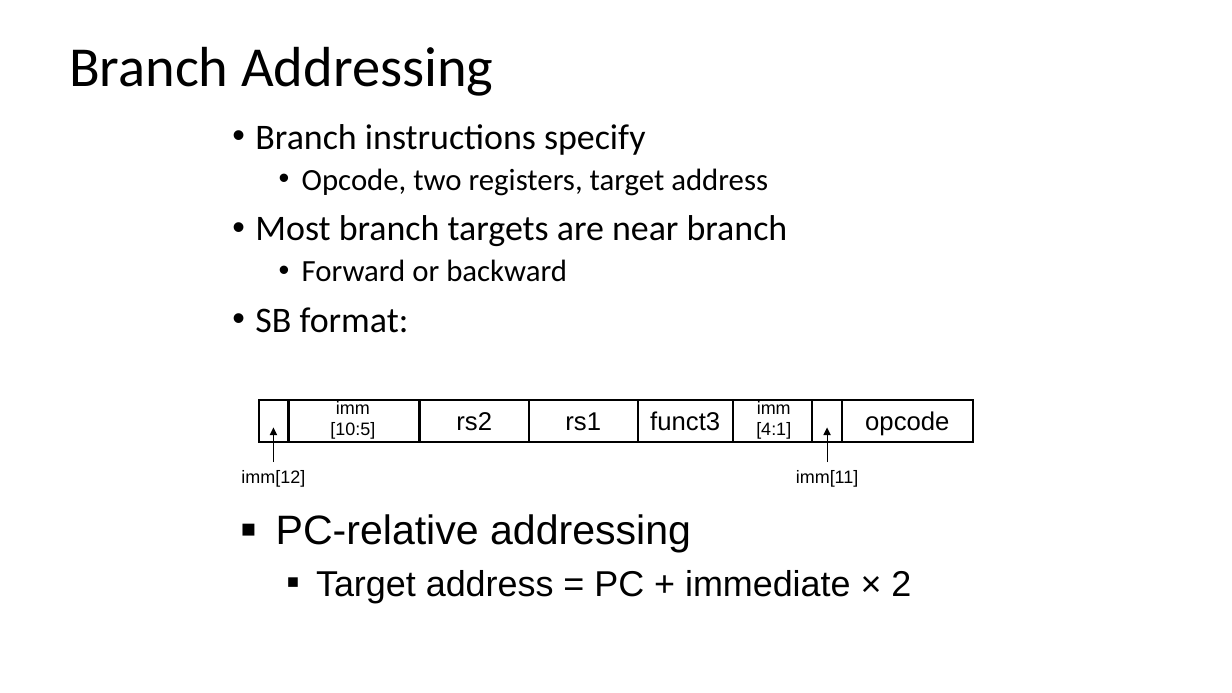
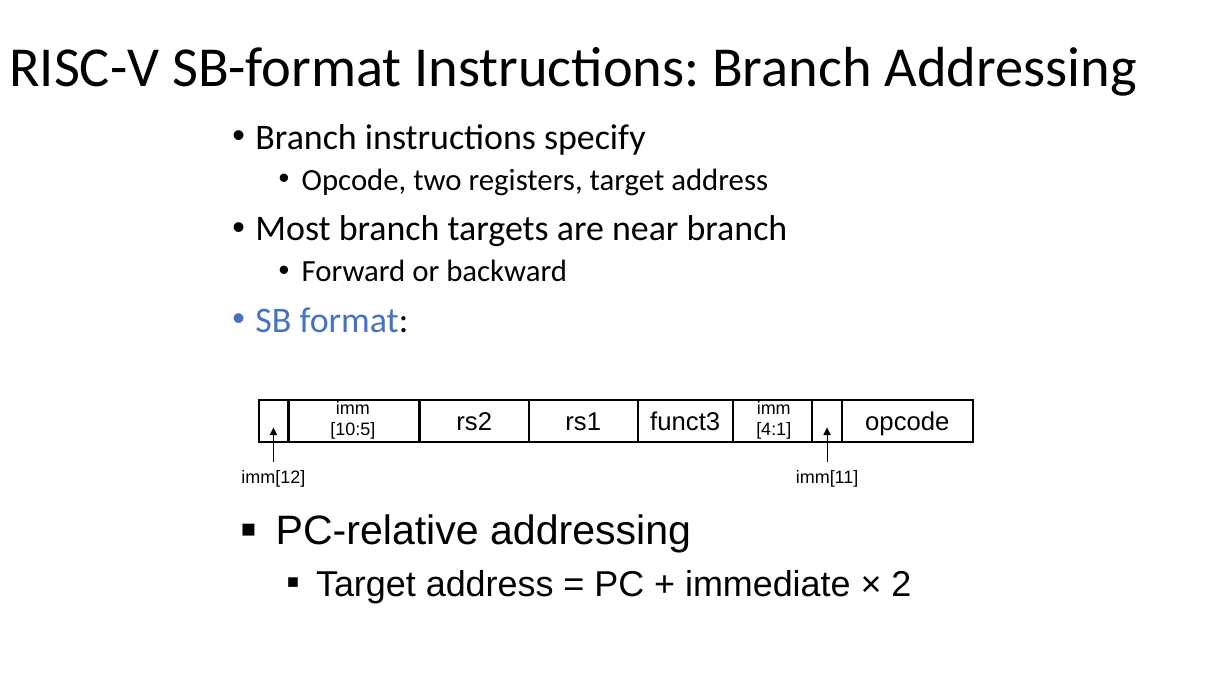
Before and after one commit to PG-DESD/CDAC_Sharing_Data, a slide deck: slide 81 of Microprocessor/TheoryLectures/RISC-V_Theory.pptx (slide 85 before the commit). Drawn at 1232x693 pixels with LibreOffice and Linux fonts; fonts in the diff are those of the drawing. Boxes give left, top, right and bottom in pixels: in the first picture for what was removed or moved away, otherwise in the second. Text is boxed around its words. In the diff, an @@ line names an element or a change of style, - is before the commit and + after.

```diff
--- a/Microprocessor/TheoryLectures/RISC-V_Theory.pptx
+++ b/Microprocessor/TheoryLectures/RISC-V_Theory.pptx
@@ title at box(9, 46, 1136, 96): text changed @@
-Branch Addressing
+RISC-V SB-format Instructions: Branch Addressing
@@ text at box(255, 307, 409, 333): text colour #000000 to #4472C4 in "SB format:" @@
```
Also in this commit, not shown: 23 other slides changed, 4 slides removed.
